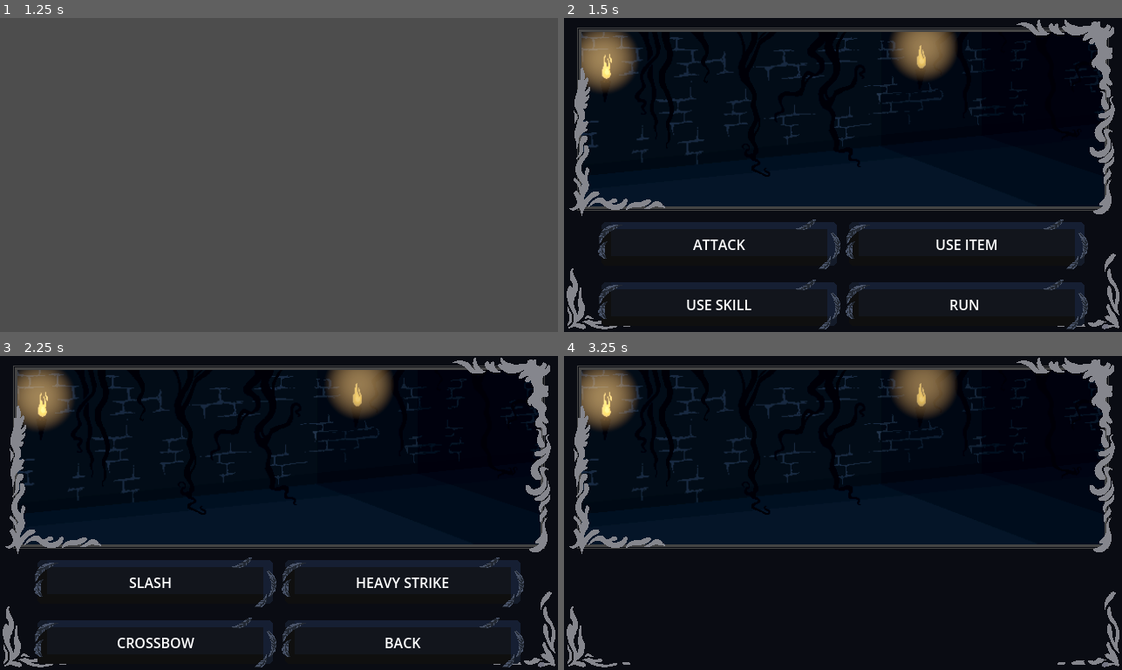
Above: before the commit, frames 1-4 (two rows, left to right).
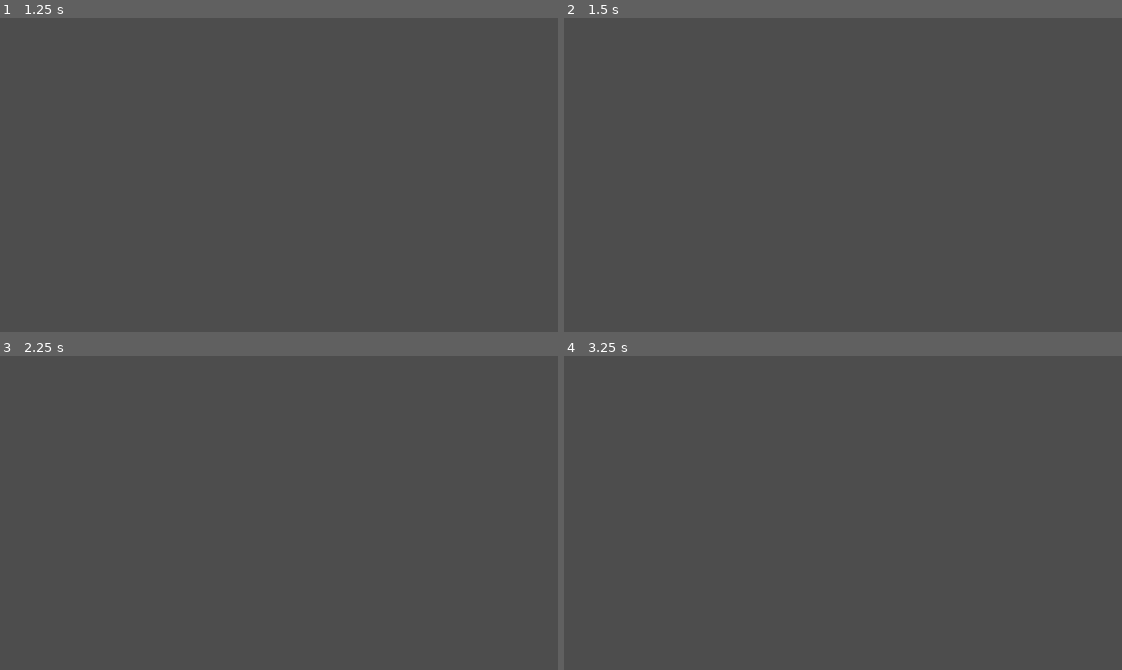
Above: after the commit, the same moments.

Repository: Torchki-Inc/godot-wild-jam-95
Game: Godot game, scene res://scenes/main/main_menu.tscn
The game is run twice, just before and just after one commit, with the same random seed, the same clock (stepped at 60 frames per second) and the same inputs.
Inputs (mouse positions are in pixels of both pictures, inside the frame that each line leads up to):
- Up to frame 1 (1.25 s): click "START" at 0.5 s
- Up to frame 2 (1.5 s): tap Enter (ui_accept) at 1.25 s; hold D (move_right) from 1.28 s (still down); hold E (interact) from 1.28 s (still down)
- Up to frame 3 (2.25 s): tap Enter (ui_accept) at 1.52 s; release D (move_right) at 2 s; release E (interact) at 2 s; click (156, 582) at 2 s, where only the run before the commit has a clickable "ATTACK"
- Up to frame 4 (3.25 s): click (720, 582) at 2.75 s, where only the run before the commit has a clickable "SLASH"

Frame 1 is identical in both runs. In frame 2, 98% of the frame differs, in the area x 0-100%, y 0-100%; in frame 3, 98%; in frame 4, 98%.
Error after the commit: Parse Error: Could not find type "CutsceneData" in the current scope. (res://scenes/main/main_game.gd:14)

Commit message:
cutscenes, mostly

Diff:
--- a/wild_game_95/scenes/main/main_game.gd
+++ b/wild_game_95/scenes/main/main_game.gd
@@ -10,6 +10,11 @@
 @onready var level_root: Node3D = $LevelRoot
 @onready var fight_root: Node = $FightRoot
 
+@export_category("Cutscenes")
+@export var test_cutscene: CutsceneData
+
+@onready var cutscene_player: CutscenePlayer = $UI/CutscenePlayer
+
 var current_level: Node
 var player: Node
 var current_fight: Node
@@ -18,6 +23,10 @@
 	if event.is_action_pressed("ui_accept"):
 		if GameState.state == GameState.State.EXPLORING:
 			enter_fight(test_encounter)
+
+	if event.is_action_pressed("ui_undo"):
+		if test_cutscene != null:
+			await play_cutscene(test_cutscene)
 
 func _ready() -> void:
 	# process_mode = Node.PROCESS_MODE_ALWAYS
@@ -127,3 +136,15 @@
 		return
 
 	print("Fight result: ", result)
+
+func play_cutscene(data: CutsceneData) -> void:
+	if data == null:
+		push_warning("Tried to play a null cutscene.")
+		return
+
+	GameState.set_state(GameState.State.CUTSCENE)
+
+	cutscene_player.play(data)
+	await cutscene_player.finished
+
+	GameState.set_state(GameState.State.EXPLORING)
--- a/wild_game_95/scenes/main/main_game.tscn
+++ b/wild_game_95/scenes/main/main_game.tscn
@@ -1,15 +1,19 @@
 [gd_scene format=3 uid="uid://jf3diyih5ovq"]
 
 [ext_resource type="Script" uid="uid://dht0a8g364fhb" path="res://scenes/main/main_game.gd" id="1_exxld"]
-[ext_resource type="Resource" uid="uid://dtlj670ki8fvs" path="res://data/encounters/test_encounter.tres" id="2_2jj13"]
-[ext_resource type="PackedScene" uid="uid://y0vuuyw7ms08" path="res://scenes/fight/fight_scene.tscn" id="3_5fn2n"]
+[ext_resource type="PackedScene" uid="uid://d3g2cr7ydn14h" path="res://scenes/ui/message_ui.tscn" id="2_5fn2n"]
+[ext_resource type="Resource" uid="uid://c23qxl43qi132" path="res://data/cutscenes/test/test_cuscene.tres" id="4_bebfr"]
+[ext_resource type="PackedScene" uid="uid://bkpfy5u5icpor" path="res://scenes/cutscenes/CutscenePlayer.tscn" id="5_bebfr"]
 
 [node name="Main" type="Node" unique_id=614951479]
 script = ExtResource("1_exxld")
-test_encounter = ExtResource("2_2jj13")
-fight_scene = ExtResource("3_5fn2n")
+test_cutscene = ExtResource("4_bebfr")
+
+[node name="MessageUI" parent="." unique_id=263412717 instance=ExtResource("2_5fn2n")]
 
 [node name="UI" type="CanvasLayer" parent="." unique_id=1572506534]
+
+[node name="CutscenePlayer" parent="UI" unique_id=59222506 instance=ExtResource("5_bebfr")]
 
 [node name="EntityRoot" type="Node" parent="." unique_id=2128445096]
 
--- a/wild_game_95/scenes/ui/message_ui.gd
+++ b/wild_game_95/scenes/ui/message_ui.gd
@@ -7,11 +7,17 @@
 var full_text: String = ""
 var typing: bool = false
 
+var previous_tree_paused := false
+var dialogue_session_active := false
+var owns_pause := false
+
 func _ready() -> void:
 	process_mode = ProcessMode.PROCESS_MODE_WHEN_PAUSED
 
 	panel.modulate.a = 0.0
+
 	MessageManager.message_displayed.connect(_on_message_shown)
+	MessageManager.queue_finished.connect(_on_queue_finished)
 # 	arrow.visible = !typing
 
 # func _process(delta: float) -> void:
@@ -21,9 +27,12 @@
 # 	arrow.visible = int(Time.get_ticks_msec() / 400.0) % 2 == 0
 
 func _on_message_shown(text: String) -> void:
+	if not dialogue_session_active:
+		previous_tree_paused = get_tree().paused
+		dialogue_session_active = true
+
 	full_text = text
 	label.text = ""
-
 	panel.modulate.a = 0.0
 
 	get_tree().paused = true
@@ -32,8 +41,8 @@
 	tween.tween_property(panel, "modulate:a", 1.0, 0.15)
 
 	await tween.finished
+
 	typing = true
-
 	type_text()
 
 func type_text() -> void:
@@ -66,3 +75,10 @@
 	await tween.finished
 
 	MessageManager.process_message()
+
+func _on_queue_finished() -> void:
+	if not dialogue_session_active:
+		return
+
+	dialogue_session_active = false
+	get_tree().paused = previous_tree_paused
--- a/wild_game_95/scripts/autoload/game_state.gd
+++ b/wild_game_95/scripts/autoload/game_state.gd
@@ -5,6 +5,7 @@
     PAUSED,
     EXPLORING,
     FIGHTING,
+    CUTSCENE,
 }
 
 var player := {
--- a/wild_game_95/scripts/autoload/message_manager.gd
+++ b/wild_game_95/scripts/autoload/message_manager.gd
@@ -1,6 +1,7 @@
 extends Node
 
 signal message_displayed(text: String)
+signal queue_finished
 
 const MAX_WORDS_PER_MESSAGE := 12
 
@@ -38,7 +39,7 @@
 func process_message():
 	if queue.is_empty():
 		is_displaying = false
-		get_tree().paused = false
+		queue_finished.emit()
 		return
 	is_displaying = true
 	var text: String = queue.pop_front()
